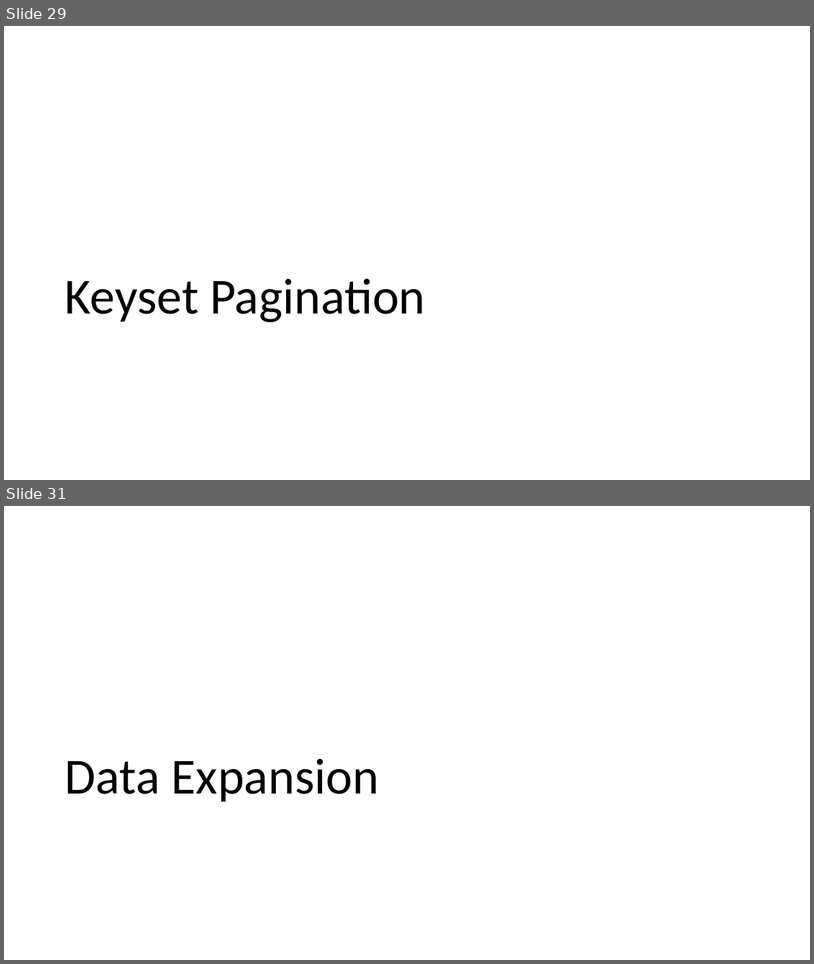
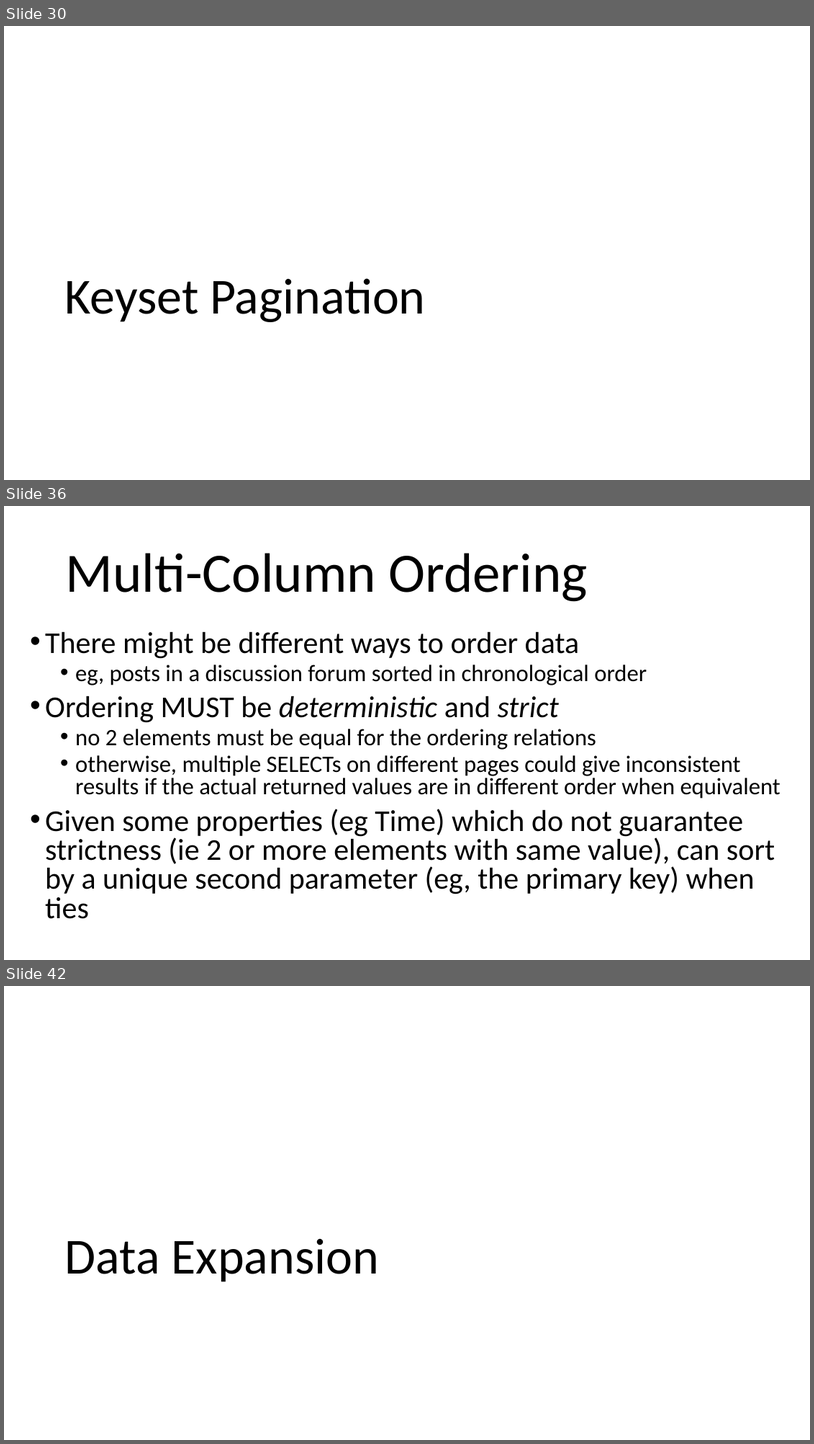
Before and after one commit to arcuri82/testing_security_development_enterprise_systems, a slide deck: doc/advanced/slides/lesson_04.pptx. Shown one above the other, each under a label of ours: slides 29 and 31 before the commit, slides 30, 36 and 42 after it; the slides between them are not shown. The pictures are 814x964 and 814x1444 pixels, drawn with LibreOffice and Linux fonts; fonts in the diff are those of the drawing. Boxes give left, top, right and bottom in pixels: in the first picture for what was removed or moved away, otherwise in the second. Text is boxed around its words. In the diff, an @@ line names an element or a change of style, - is before the commit and + after.

```diff
--- a/doc/advanced/slides/lesson_04.pptx
+++ b/doc/advanced/slides/lesson_04.pptx
@@ slide 36 added at (x1=4, y1=506, x2=810, y2=960), background #FFFFFF @@
@@ title added at (x1=65, y1=553, x2=588, y2=602), 66 pt, text #000000 @@
+Multi-Column Ordering
@@ text added at (x1=45, y1=632, x2=781, y2=919), 28 pt, text #000000 @@
+• There might be different ways to order data
+  • eg, posts in a discussion forum sorted in chronological order
+• Ordering MUST be deterministic and strict
+  • no 2 elements must be equal for the ordering relations
+  • otherwise, multiple SELECTs on different pages could give inconsistent results if the actual returned values are in different order when equivalent
+• Given some properties (eg Time) which do not guarantee strictness (ie 2 or more elements with same value), can sort by a unique second parameter (eg, the primary key) when ties
@@ what was slide 29 is now slide 30 @@
@@ what was slide 31 is now slide 42 @@
```
Also in this commit, not shown: 1 slide changed, 11 other slides added, 1 slide removed, 1 other file.
